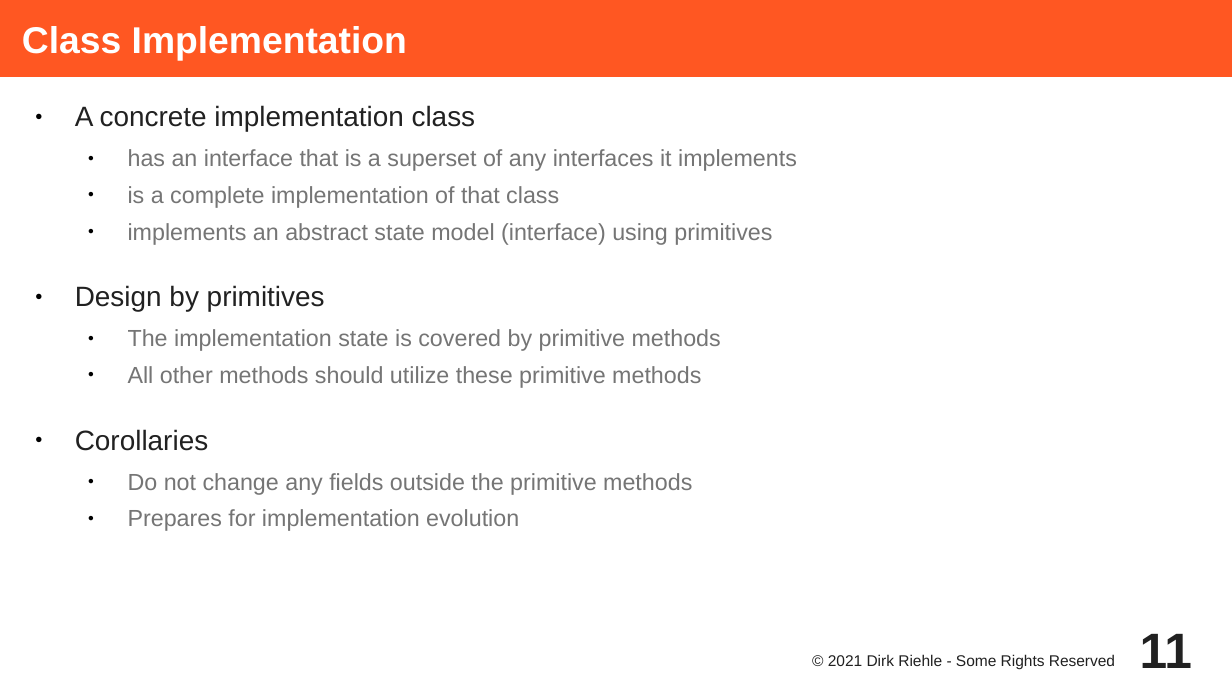
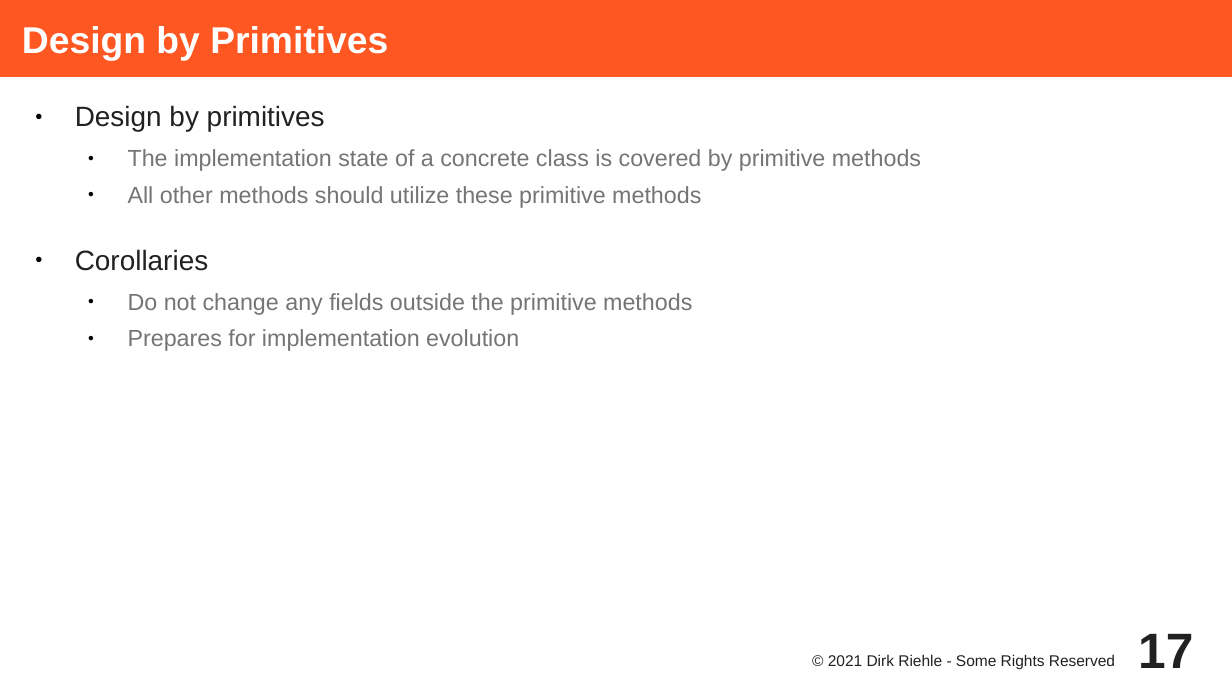
Before and after one commit to dirkriehle/adap-course, a slide deck: slide 17 of Lecture Slides/ADAP C02 - Class and Interface Design.odp (slide 11 before the commit). Drawn at 1232x693 pixels with LibreOffice and Linux fonts; fonts in the diff are those of the drawing. Boxes give left, top, right and bottom in pixels: in the first picture for what was removed or moved away, otherwise in the second. Text is boxed around its words. In the diff, an @@ line names an element or a change of style, - is before the commit and + after.

```diff
--- a/Lecture Slides/ADAP C02 - Class and Interface Design.odp
+++ b/Lecture Slides/ADAP C02 - Class and Interface Design.odp
@@ title at (22, 26, 388, 61): text changed @@
-Class Implementation
+Design by Primitives
@@ text at (75, 105, 797, 245): paragraphs removed @@
-● A concrete implementation class
-  ● has an interface that is a superset of any interfaces it implements
-  ● is a complete implementation of that class
-  ● implements an abstract state model (interface) using primitives
@@ text at (128, 149, 921, 171): text changed @@
-  ● The implementation state is covered by primitive methods
+  ● The implementation state of a concrete class is covered by primitive methods
@@ page number at (1138, 634, 1193, 668): text changed @@
-11
+17
```
Also in this commit, not shown: 1 other slide changed, 10 slides added, 5 other files.
